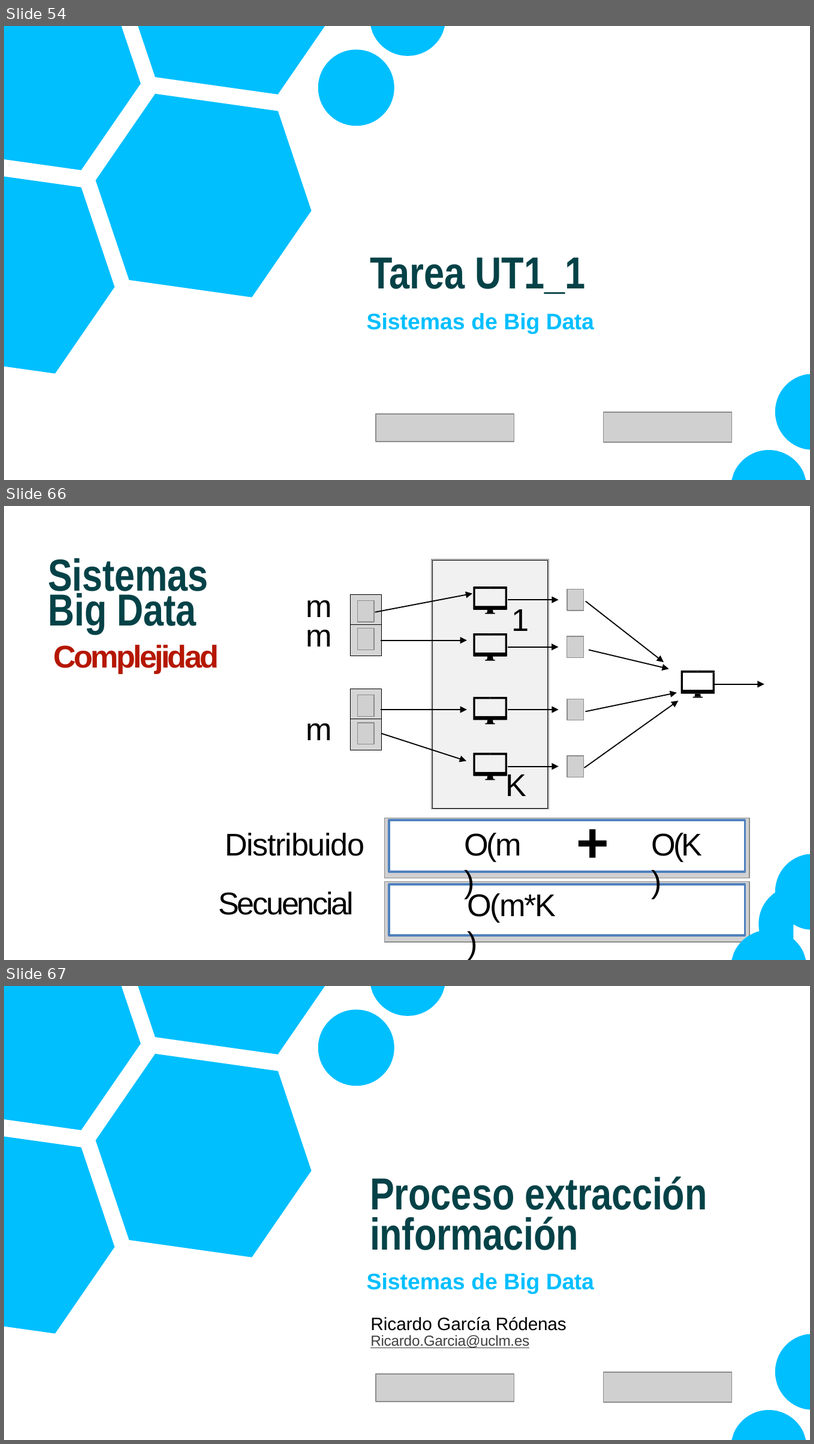
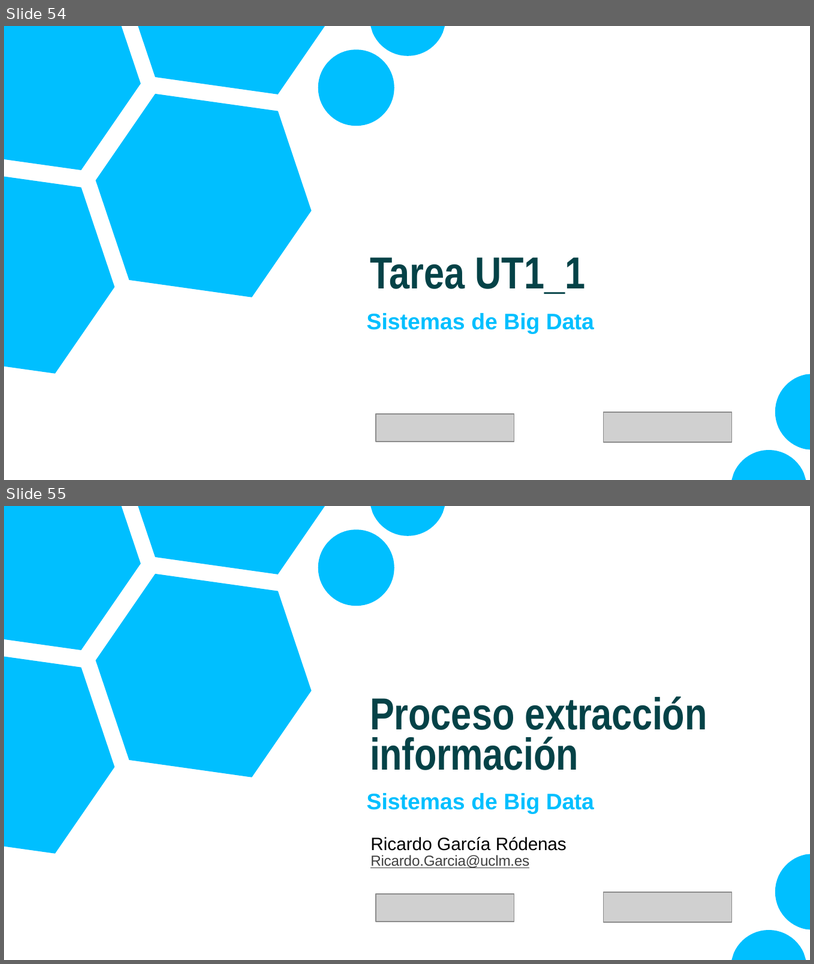
Before and after one commit to CodeWithJuancho/CE_IABD_BIU_SPS, a slide deck: SPS/UT1 - Fundamentos y Arquitectura de Big Data/UT1_1/UT1_1 - Fundamentos de Big Data.pptx. Shown one above the other, each under a label of ours: slides 54, 66 and 67 before the commit, slides 54 and 55 after it; the slides between them are not shown. The pictures are 814x1444 and 814x964 pixels, drawn with LibreOffice and Linux fonts; fonts in the diff are those of the drawing; grey boxes stand for pictures. Boxes give left, top, right and bottom in pixels: in the first picture for what was removed or moved away, otherwise in the second. Text is boxed around its words. In the diff, an @@ line names an element or a change of style, - is before the commit and + after.

```diff
--- a/SPS/UT1 - Fundamentos y Arquitectura de Big Data/UT1_1/UT1_1 - Fundamentos de Big Data.pptx
+++ b/SPS/UT1 - Fundamentos y Arquitectura de Big Data/UT1_1/UT1_1 - Fundamentos de Big Data.pptx
@@ slide 66 removed at (4, 506, 810, 960), background #FFFFFF @@
@@ title removed at (48, 558, 208, 598) @@
-Sistemas
@@ text removed at (48, 589, 219, 673) @@
-Big Data
-Complejidad
@@ text removed at (306, 600, 333, 646) @@
-m m
@@ text removed at (512, 609, 530, 631) @@
-1
@@ group removed at (567, 589, 669, 670): 4 freeform shapes, 2 pictures @@
@@ group removed at (567, 670, 764, 776): 7 freeform shapes, 2 pictures @@
@@ text removed at (306, 723, 527, 796) @@
-m
-K
@@ group removed at (351, 559, 559, 809): 27 freeform shapes, 5 pictures @@
@@ text removed at (576, 805, 606, 874) @@
-+
@@ text removed at (225, 832, 365, 856) @@
-Distribuido
@@ text removed at (464, 832, 522, 861) @@
-O(m)
@@ text removed at (652, 832, 703, 861) @@
-O(K)
@@ group removed at (384, 817, 810, 959): 5 freeform shapes, 2 pictures @@
@@ text removed at (218, 891, 354, 915) @@
-Secuencial
@@ text removed at (467, 891, 556, 922) @@
-O(m*K)
@@ what was slide 67 is now slide 55 @@
```
Also in this commit, not shown: 6 slides changed, 7 slides added, 15 other slides removed, 3 other files.
